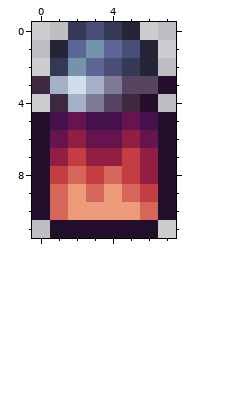
Edited in one commit: pixel-art sprite (Items/Dyes/AbyssalDye.png). The first picture shows the starting point.
The file is 16x24 pixels, drawn in blocks of 2x2; one block is one cell here.
The same view after the edit:
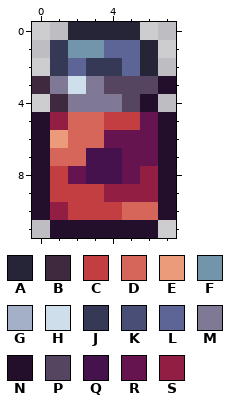
Palette (. is transparent): A #262437  B #3f293e  C #c33e40  D #d6665a  E #eb9b7a  F #7395ab  G #a4b0c7  H #cfdeeb  J #353956  K #484e75  L #5c6596  M #807996  N #230e2b  P #554561  Q #46124d  R #661450  S #921e44
Diff:
@@ x 0..7 @@
- 0 ..JKJA..
- 1 .ALFLKA.
- 2 .JFLKJA.
- 3 BGHGMPPN
- 4 .BGMPBN.
- 5 NQRQQRQN
- 6 NRSRRSRN
- 7 NSCSSCSN
- 8 NCDCDCSN
- 9 NDEDEDCN
-10 NDEEEEDN
+ 0 ..AAAA..
+ 1 .JFFLLA.
+ 2 .JLJJLA.
+ 3 BMHMPPPN
+ 4 .BMMMPN.
+ 5 NSDDCCRN
+ 6 NEDDRRRN
+ 7 NDDQQRRN
+ 8 NCRQQRSN
+ 9 NCCCSSSN
+10 NSCCCDDN
 11 .NNNNNN.
